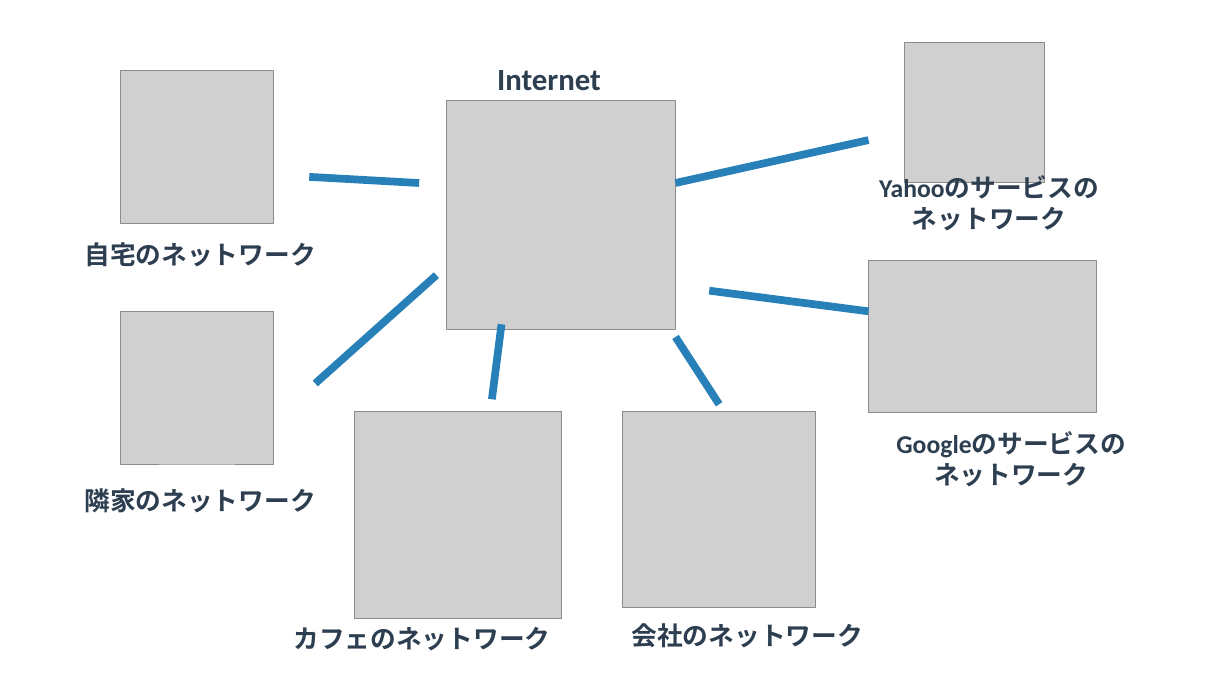
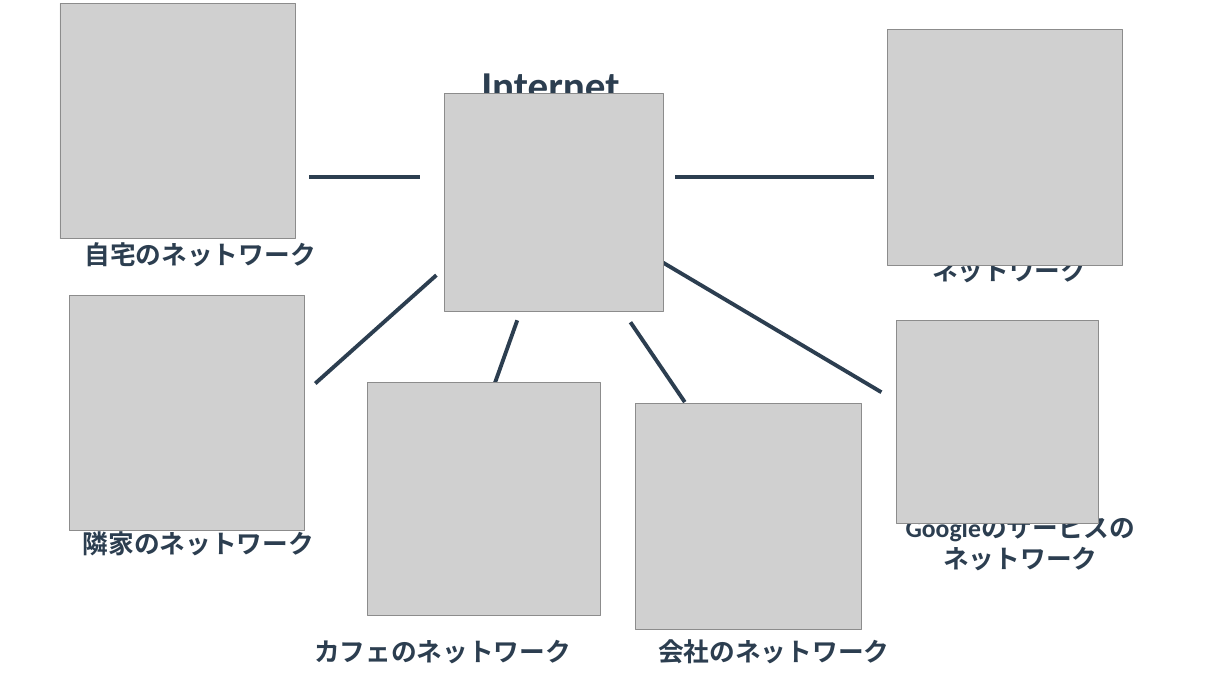
Before and after one commit to yuichi110/www.yuichi.com-network, a slide deck: slide 2 of slides/0005.pptx. Drawn at 1232x693 pixels with LibreOffice and Linux fonts; fonts in the diff are those of the drawing; grey boxes stand for pictures. Boxes give left, top, right and bottom in pixels: in the first picture for what was removed or moved away, otherwise in the second. Text is boxed around its words. In the diff, an @@ line names an element or a change of style, - is before the commit and + after.

```diff
--- a/slides/0005.pptx
+++ b/slides/0005.pptx
@@ picture added at box(60, 4, 296, 239) @@
@@ text "Internet": place and size @@
-text "Internet" at box(497, 70, 601, 91)
+text "Internet" at box(481, 66, 619, 94)
@@ text "Internet" at box(481, 66, 619, 94): size 24 to 32 pt @@
@@ picture added at box(887, 30, 1123, 265) @@
@@ picture removed at box(905, 43, 1044, 182) @@
@@ picture removed at box(121, 71, 274, 224) @@
@@ picture: place and size @@
-picture at box(446, 101, 676, 330)
+picture at box(445, 93, 664, 311)
@@ line moved from (310, 177) - (420, 183) to (310, 177) - (421, 177) @@
@@ line (310, 177) - (421, 177): stroke #2880B9 6 pt to #2C3E50 3 pt @@
@@ line moved from (869, 140) - (676, 183) to (874, 177) - (676, 177) @@
@@ line (874, 177) - (676, 177): stroke #2880B9 6 pt to #2C3E50 3 pt @@
@@ text "Yahooのサービスの" rewrapped from box(879, 176, 1099, 230) to box(932, 265, 1086, 286) @@
@@ line moved from (869, 311) - (710, 291) to (882, 393) - (664, 262) @@
@@ line (882, 393) - (664, 262): stroke #2880B9 6 pt to #2C3E50 3 pt @@
@@ picture removed at box(869, 261, 1097, 412) @@
@@ picture added at box(69, 296, 305, 531) @@
@@ line (315, 384) - (436, 275): stroke #2880B9 6 pt to #2C3E50 3 pt @@
@@ picture removed at box(121, 311, 274, 464) @@
@@ line moved from (492, 399) - (502, 324) to (488, 402) - (518, 321) @@
@@ line (488, 402) - (518, 321): stroke #2880B9 6 pt to #2C3E50 3 pt @@
@@ line moved from (719, 405) - (676, 337) to (685, 402) - (630, 323) @@
@@ line (685, 402) - (630, 323): stroke #2880B9 6 pt to #2C3E50 3 pt @@
@@ picture added at box(897, 321, 1100, 524) @@
@@ picture: place and size @@
-picture at box(355, 412, 562, 619)
+picture at box(368, 383, 601, 616)
@@ picture: place and size @@
-picture at box(623, 412, 816, 608)
+picture at box(635, 403, 861, 629)
@@ text "Googleのサービスの": place and size @@
-text "Googleのサービスの" at box(896, 432, 1126, 486)
+text "Googleのサービスの" at box(906, 516, 1136, 570)
@@ text "隣家のネットワーク" rewrapped from box(84, 488, 315, 513) to box(83, 527, 314, 556) @@
@@ text "カフェのネットワーク": place and size @@
-text "カフェのネットワーク" at box(293, 627, 550, 650)
+text "カフェのネットワーク" at box(314, 640, 571, 663)
@@ text "会社のネットワーク": place and size @@
-text "会社のネットワーク" at box(632, 623, 863, 648)
+text "会社のネットワーク" at box(658, 639, 889, 664)
```
Also in this commit, not shown: 7 other slides changed, 27 other files.
